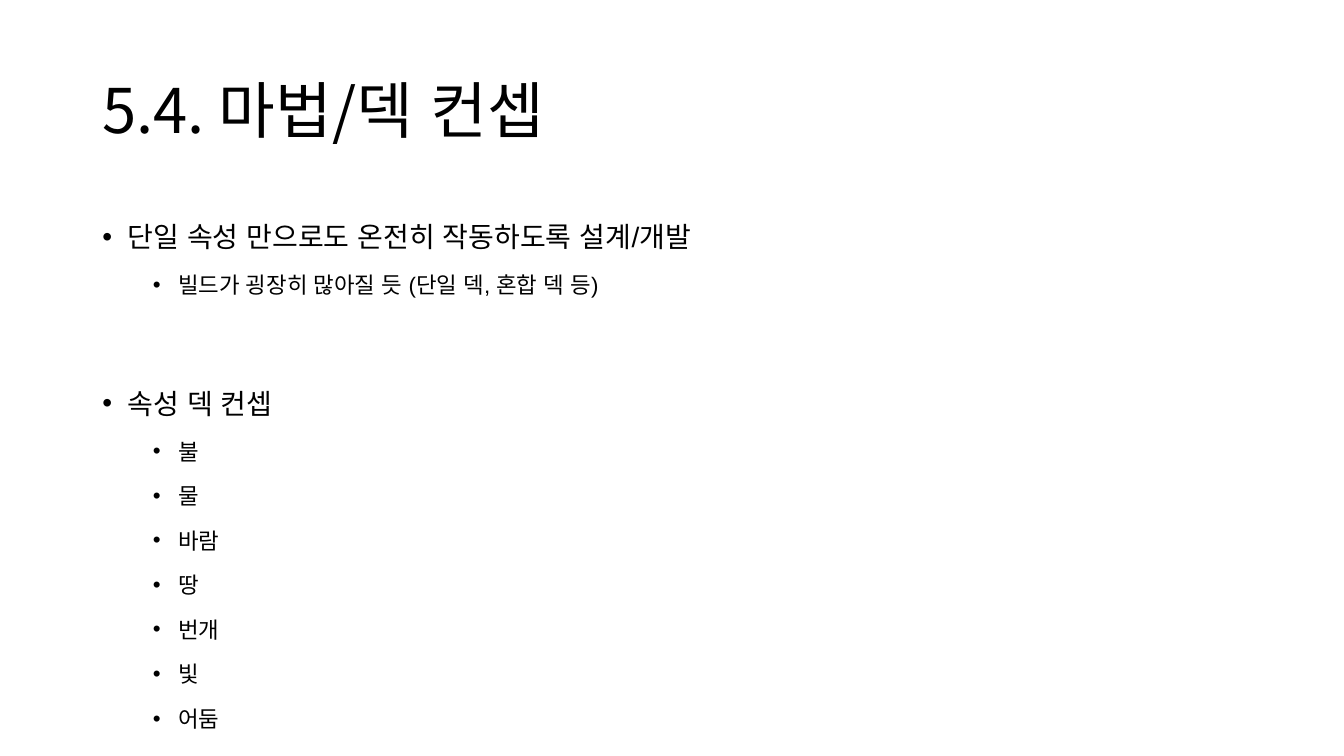
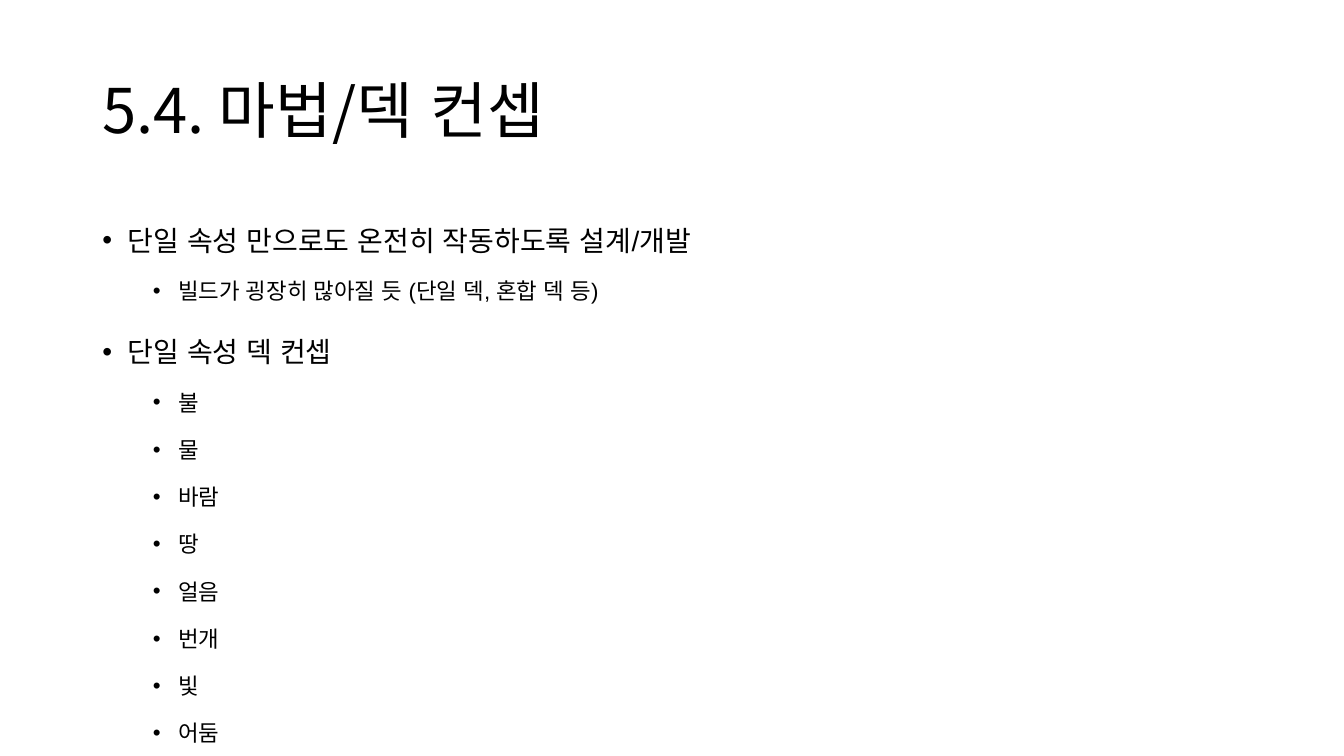
Before and after one commit to CrograNM/Project_Entropy, a slide deck: slide 19 of _문서/_Project Entropy 기획문서.pptx (slide 18 before the commit). Drawn at 1344x756 pixels with LibreOffice and Linux fonts; fonts in the diff are those of the drawing. Boxes give left, top, right and bottom in pixels: in the first picture for what was removed or moved away, otherwise in the second. Text is boxed around its words. In the diff, an @@ line names an element or a change of style, - is before the commit and + after.

Commit message:
#기획 : 속성 별 특징, 지형 속성 정리

```diff
--- a/_문서/_Project Entropy 기획문서.pptx
+++ b/_문서/_Project Entropy 기획문서.pptx
@@ text at box(128, 227, 691, 743): line spacing 1.4 to 1.5 @@
@@ text at box(128, 338, 332, 365): text changed @@
-• 속성 덱 컨셉
+• 단일 속성 덱 컨셉
@@ text at box(178, 581, 219, 602): paragraph added @@
+  • 얼음
```
Also in this commit, not shown: 4 other slides changed, 1 slide added.
